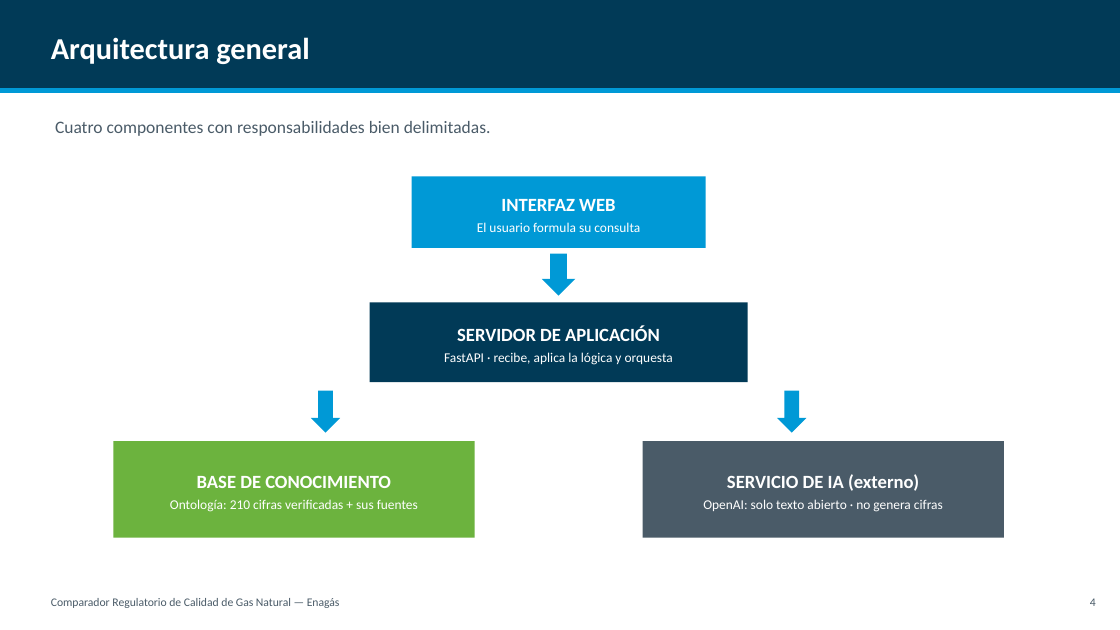
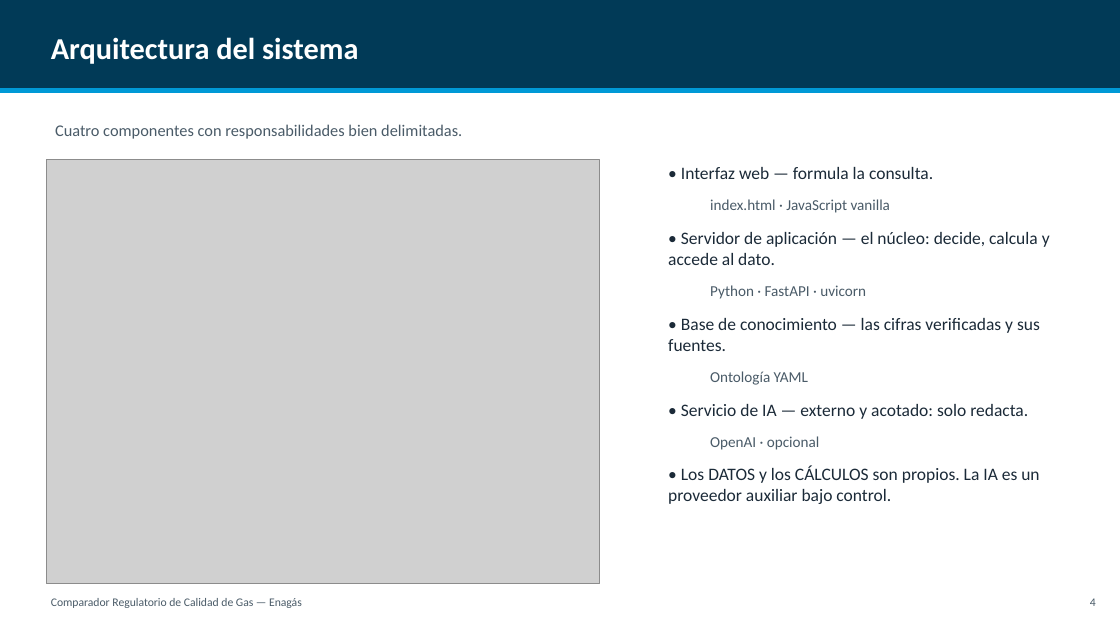
Before and after one commit to CarlosOlivaZurdo/ENAG-S_G1, a slide deck: slide 5 of docs/Presentacion_Comparador_Gas.pptx. Drawn at 1120x630 pixels with LibreOffice and Linux fonts; fonts in the diff are those of the drawing; grey boxes stand for pictures. Boxes give left, top, right and bottom in pixels: in the first picture for what was removed or moved away, otherwise in the second. Text is boxed around its words. In the diff, an @@ line names an element or a change of style, - is before the commit and + after.

```diff
--- a/docs/Presentacion_Comparador_Gas.pptx
+++ b/docs/Presentacion_Comparador_Gas.pptx
@@ text at box(51, 37, 358, 64): text changed @@
-Arquitectura general
+Arquitectura del sistema
@@ text "Cuatro componentes con responsabilidades bien ..." at box(55, 124, 462, 139): size 15 to 14 pt @@
@@ picture added at box(46, 160, 600, 584) @@
@@ rectangle removed at box(412, 176, 706, 248) @@
@@ text "• Interfaz web — formula ..." at box(668, 167, 1050, 504): vertical alignment middle to top @@
@@ text at box(668, 167, 1050, 504): text changed; size 11.5 to 15 pt; text colour #FFFFFF to #1B2A38 @@
-INTERFAZ WEB
-El usuario formula su consulta
+• Interfaz web — formula la consulta.
+  index.html · JavaScript vanilla
+• Servidor de aplicación — el núcleo: decide, calcula y accede al dato.
+  Python · FastAPI · uvicorn
+• Base de conocimiento — las cifras verificadas y sus fuentes.
+  Ontología YAML
+• Servicio de IA — externo y acotado: solo redacta.
+  OpenAI · opcional
+• Los DATOS y los CÁLCULOS son propios. La IA es un proveedor auxiliar bajo control.
@@ down arrow removed at box(542, 254, 576, 296) @@
@@ rectangle removed at box(370, 302, 748, 382) @@
@@ text removed at box(444, 326, 673, 365) @@
-SERVIDOR DE APLICACIÓN
-FastAPI · recibe, aplica la lógica y orquesta
@@ down arrow removed at box(311, 391, 340, 433) @@
@@ down arrow removed at box(777, 391, 807, 433) @@
@@ rectangle removed at box(113, 441, 475, 538) @@
@@ rectangle removed at box(643, 441, 1004, 538) @@
@@ text removed at box(170, 476, 418, 512) @@
-BASE DE CONOCIMIENTO
-Ontología: 210 cifras verificadas + sus fuentes
@@ text removed at box(703, 474, 943, 512) @@
-SERVICIO DE IA (externo)
-OpenAI: solo texto abierto · no genera cifras
@@ text at box(51, 598, 302, 608): text changed @@
-Comparador Regulatorio de Calidad de Gas Natural — Enagás
+Comparador Regulatorio de Calidad de Gas — Enagás
```
Also in this commit, not shown: 10 other slides changed, 12 slides added, 7 slides removed, 11 other files.
